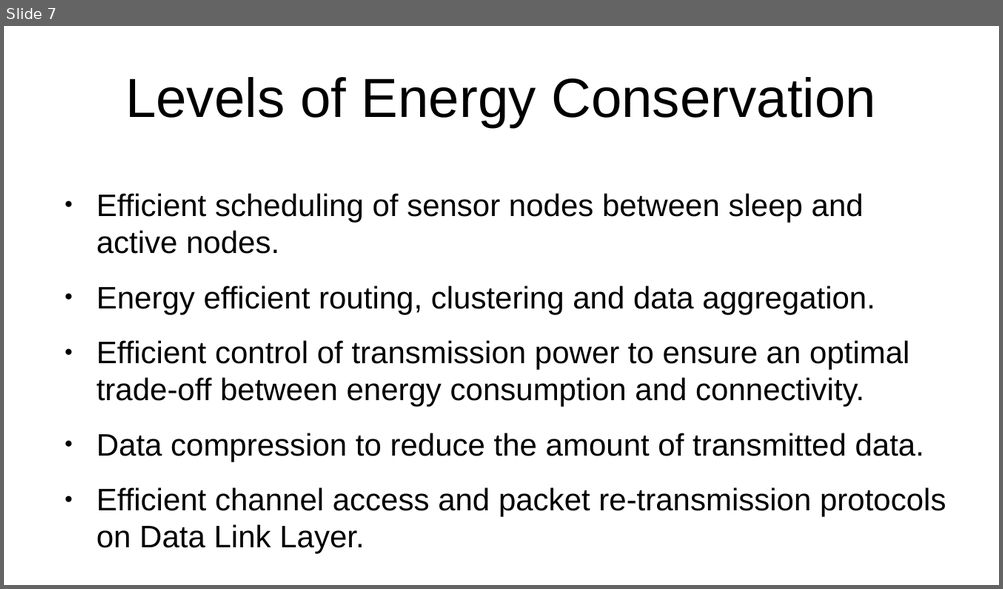
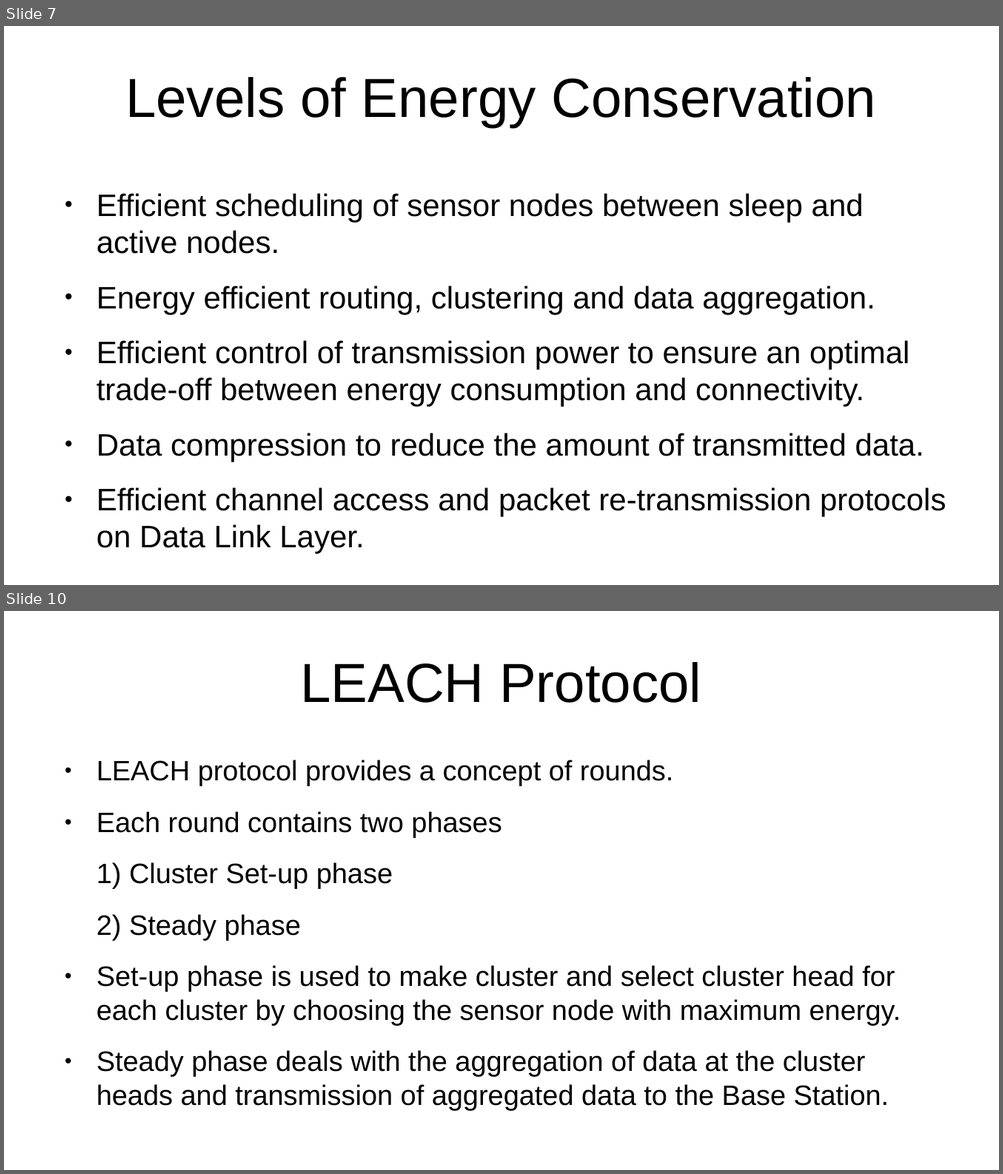
Before and after one commit to ChahatBansal8060/COL768_project, a slide deck: WSN_Presentation1.odp. Shown one above the other, each under a label of ours: slide 7 before the commit, slides 7 and 10 after it; the slides between them are not shown. The pictures are 1003x589 and 1003x1174 pixels, drawn with LibreOffice and Linux fonts; fonts in the diff are those of the drawing. Boxes give left, top, right and bottom in pixels: in the first picture for what was removed or moved away, otherwise in the second. Text is boxed around its words. In the diff, an @@ line names an element or a change of style, - is before the commit and + after.

```diff
--- a/WSN_Presentation1.odp
+++ b/WSN_Presentation1.odp
@@ slide 10 added at [4, 611, 999, 1170], background #FFFFFF @@
@@ title added at [300, 662, 701, 703], 44 pt, text #000000 @@
+LEACH Protocol
@@ text added at [96, 760, 901, 1111], 22.4 pt, text #000000 @@
+● LEACH protocol provides a concept of rounds.
+● Each round contains two phases
+1) Cluster Set-up phase
+2) Steady phase
+● Set-up phase is used to make cluster and select cluster head for each cluster by choosing the sensor node with maximum energy.
+● Steady phase deals with the aggregation of data at the cluster heads and transmission of aggregated data to the Base Station.
```
Also in this commit, not shown: 9 other slides added, 13 other files.
